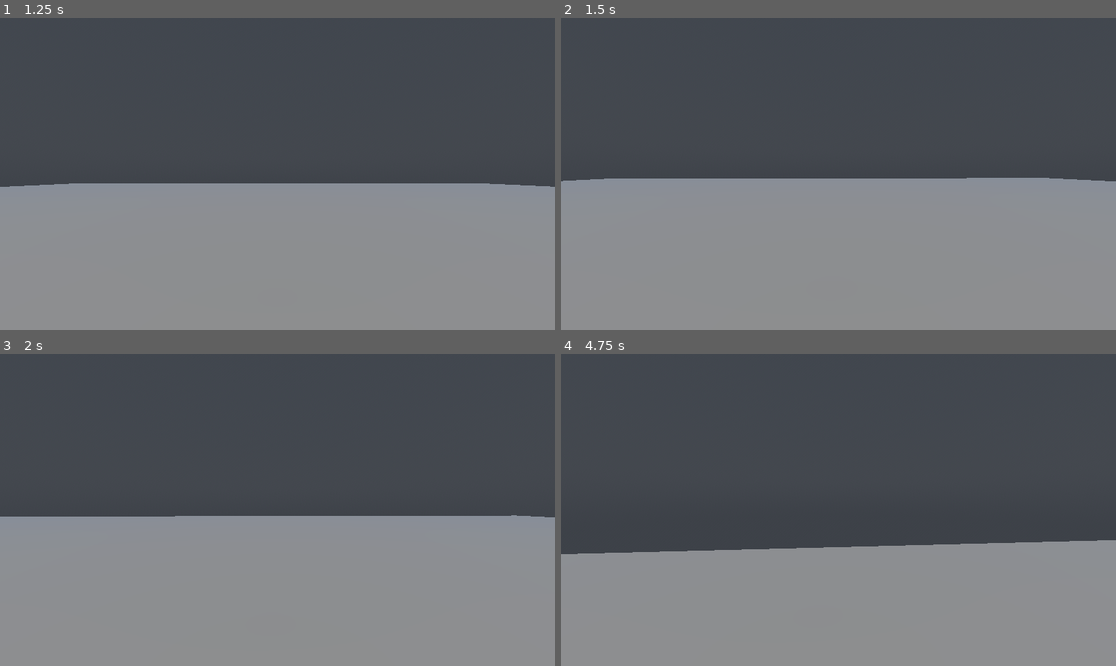
Above: before the commit, frames 1-4 (two rows, left to right).
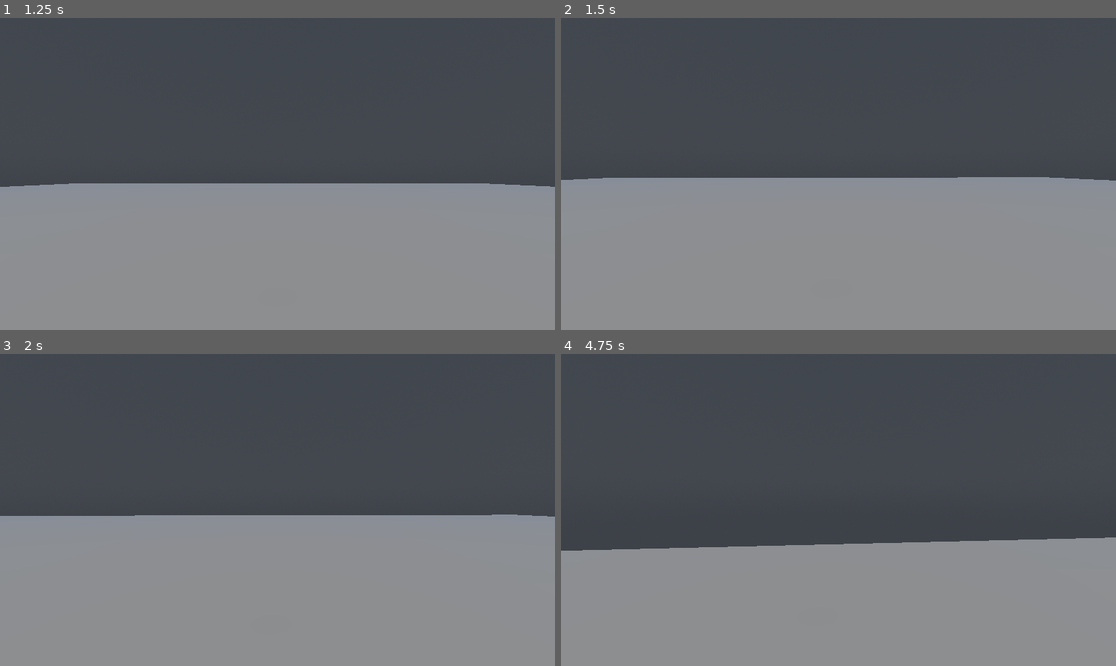
Above: after the commit, the same moments.

Repository: Immagoeat/airshipgame
Game: Godot game, scene res://scenes/mainmenu.tscn
The game is run twice, just before and just after one commit, with the same random seed, the same clock (stepped at 60 frames per second) and the same inputs.
Inputs (mouse positions are in pixels of both pictures, inside the frame that each line leads up to):
- Up to frame 1 (1.25 s): click "Start" at 0.5 s
- Up to frame 2 (1.5 s): tap Enter at 1.25 s; move the mouse to (866, 174) at 1.27 s; hold W (up) from 1.28 s (still down); hold Shift (shift) from 1.28 s (still down)
- Up to frame 3 (2 s): keep holding W (up); keep holding Shift (shift)
- Up to frame 4 (4.75 s): keep holding W (up); tap Space (space) at 2, 2.1, 3.6 s; move the mouse to (810, 510) at 2.02 s; release Shift (shift) at 2.03 s; move the mouse to (849, 503) at 2.77 s; hold Shift (shift) 2.78-3.53 s; move the mouse to (832, 516) at 3.52 s; move the mouse to (877, 513) at 4.27 s; hold Shift (shift) from 4.28 s (still down)

Frame 1 is identical in both runs. In frame 2, 0.2% of the frame differs, in the area x 0-100%, y 51-53%; in frame 3, 0.2%; in frame 4, 1.0%, in the area x 0-100%, y 58-65%.

Commit message:
tweaked bobbing

Diff:
--- a/airshipgame/scenes/main.tscn
+++ b/airshipgame/scenes/main.tscn
@@ -78,6 +78,7 @@
 
 [node name="RigidBody3D" type="RigidBody3D" parent="." unique_id=637929381]
 transform = Transform3D(1, 0, 0, 0, 1, 0, 0, 0, 1, 0, 37.807247, 0)
+mass = 0.005
 physics_material_override = SubResource("PhysicsMaterial_0wfyh")
 
 [node name="CollisionShape3D" type="CollisionShape3D" parent="RigidBody3D" unique_id=1246409159]
--- a/airshipgame/scenes/player.tscn
+++ b/airshipgame/scenes/player.tscn
@@ -31,10 +31,10 @@
 tracks/0/interp = 1
 tracks/0/loop_wrap = true
 tracks/0/keys = {
-"times": PackedFloat32Array(0, 0.33333337, 0.6666667),
+"times": PackedFloat32Array(0, 0.33333334, 0.6666667),
 "transitions": PackedFloat32Array(1, 1, 1),
 "update": 0,
-"values": [Vector3(0, 0.38596737, 0), Vector3(0, 0.52816266, 0), Vector3(0, 0.386, 0)]
+"values": [Vector3(0, 0.38596737, 0), Vector3(0, 0.41606843, 0), Vector3(0, 0.386, 0)]
 }
 
 [sub_resource type="AnimationLibrary" id="AnimationLibrary_qhqgy"]
